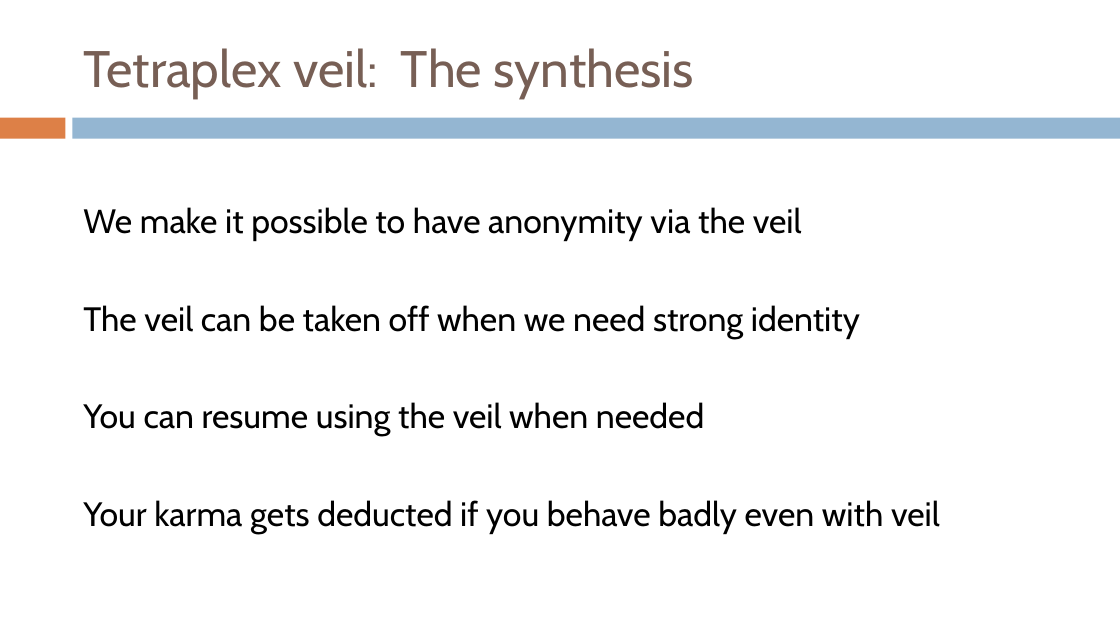
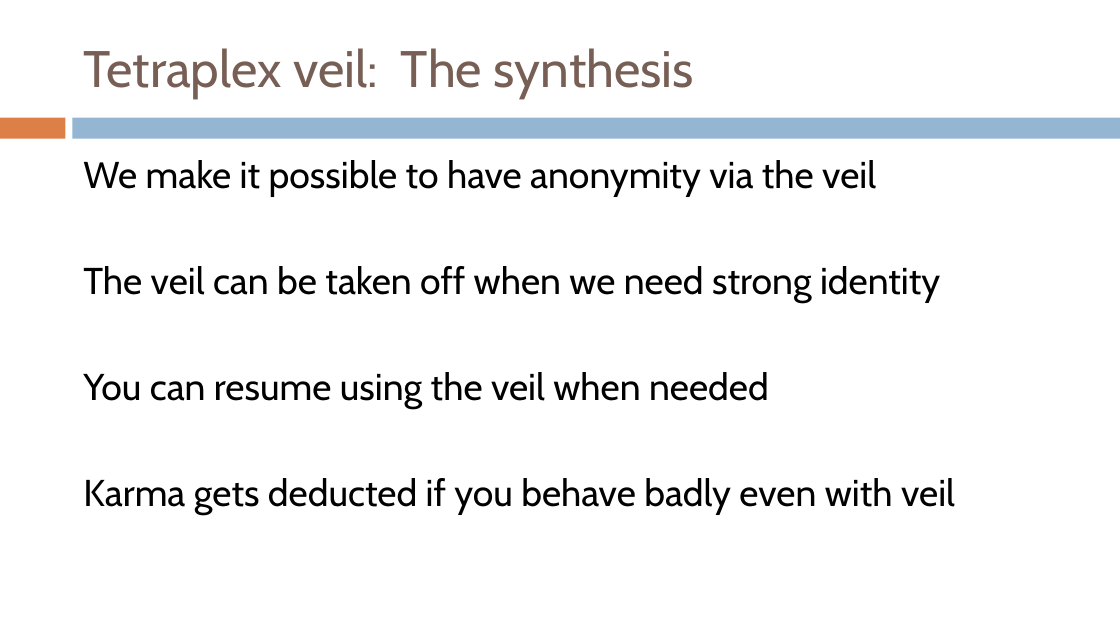
Before and after one commit to TetraPlex-org/central, a slide deck: slide 6 of TetraPlex deck 0.51.pptx. Drawn at 1120x630 pixels with LibreOffice and Linux fonts; fonts in the diff are those of the drawing. Boxes give left, top, right and bottom in pixels: in the first picture for what was removed or moved away, otherwise in the second. Text is boxed around its words. In the diff, an @@ line names an element or a change of style, - is before the commit and + after.

Commit message:
Add files via upload
larger font

```diff
--- a/TetraPlex deck 0.51.pptx
+++ b/TetraPlex deck 0.51.pptx
@@ text at (x1=83, y1=160, x2=940, y2=408): size 29 to 32 pt in "We make it possible to have anonymity ...", "The veil can be taken off when ...", "You can resume using the veil when ..." @@
@@ text at (x1=83, y1=478, x2=955, y2=514): text changed; size 29 to 32 pt @@
-Your karma gets deducted if you behave badly even with veil
+Karma gets deducted if you behave badly even with veil
```
Also in this commit, not shown: 10 other slides changed.
